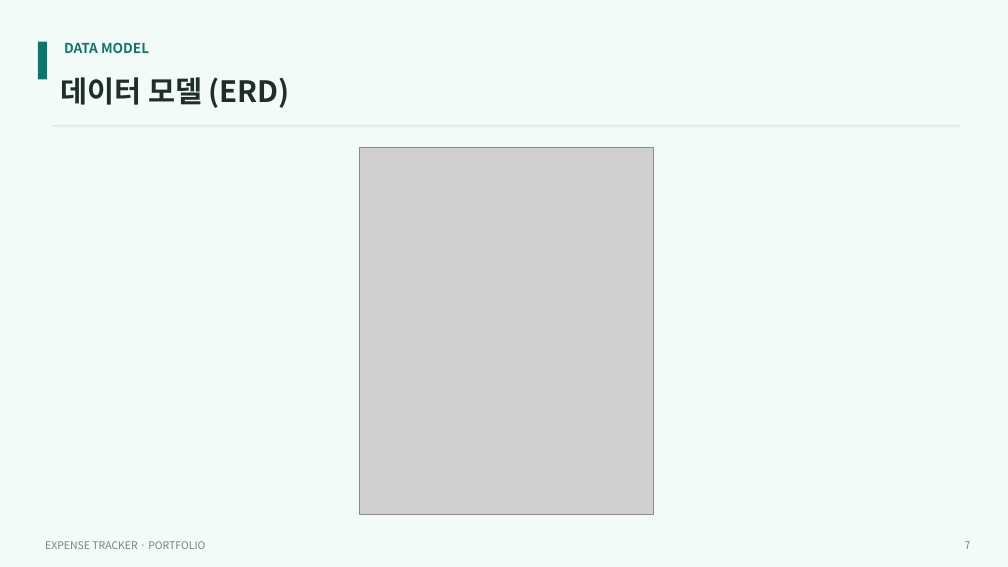
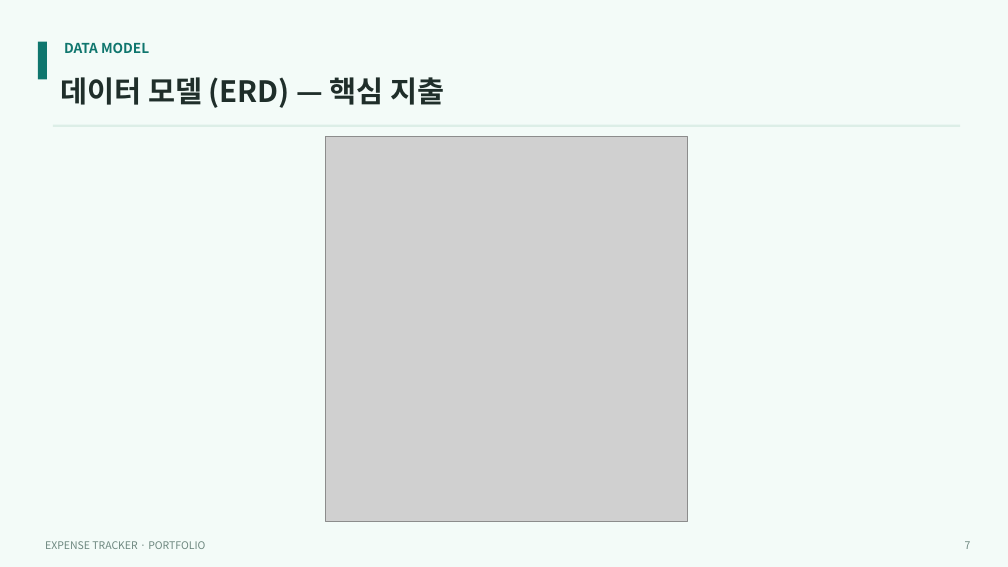
Before and after one commit to DavidLee534/expense-tracker, a slide deck: slide 7 of portfolio/expense-tracker-portfolio.pptx. Drawn at 1008x567 pixels with LibreOffice and Linux fonts; fonts in the diff are those of the drawing; grey boxes stand for pictures. Boxes give left, top, right and bottom in pixels: in the first picture for what was removed or moved away, otherwise in the second. Text is boxed around its words. In the diff, an @@ line names an element or a change of style, - is before the commit and + after.

```diff
--- a/portfolio/expense-tracker-portfolio.pptx
+++ b/portfolio/expense-tracker-portfolio.pptx
@@ text at <box>60,77,445,108</box>: text changed @@
-데이터 모델 (ERD)
+데이터 모델 (ERD) — 핵심 지출
@@ picture: place and size @@
-picture at <box>360,147,653,514</box>
+picture at <box>326,136,687,522</box>
```
Also in this commit, not shown: 4 other slides changed, 1 slide added, 3 other files.
